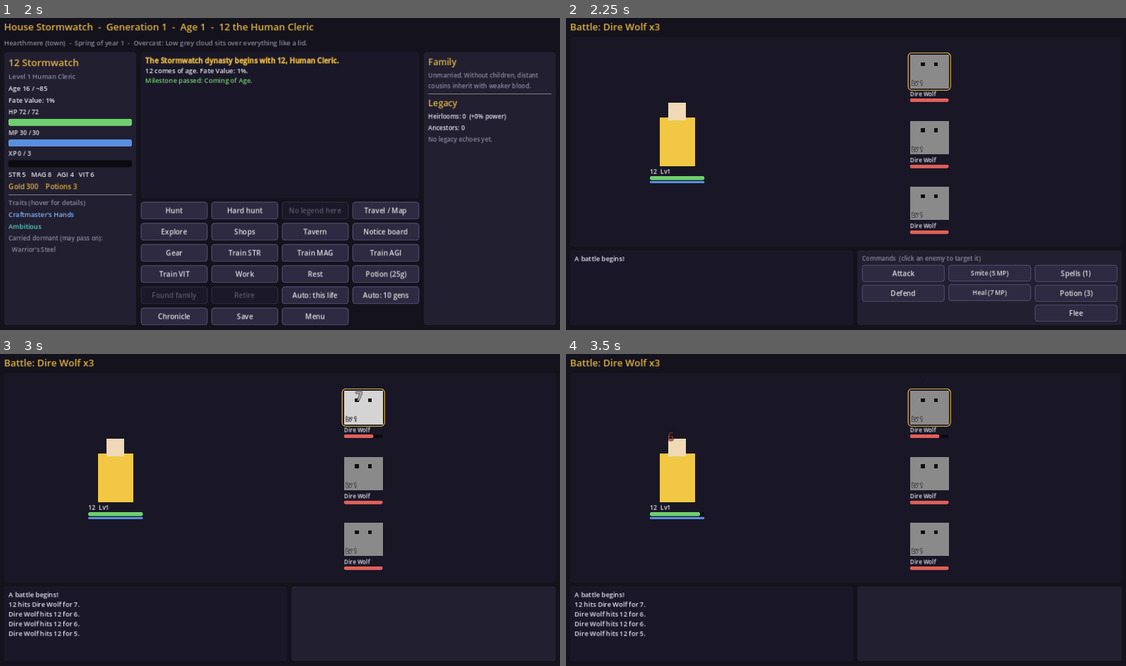
Above: before the commit, frames 1-4 (two rows, left to right).
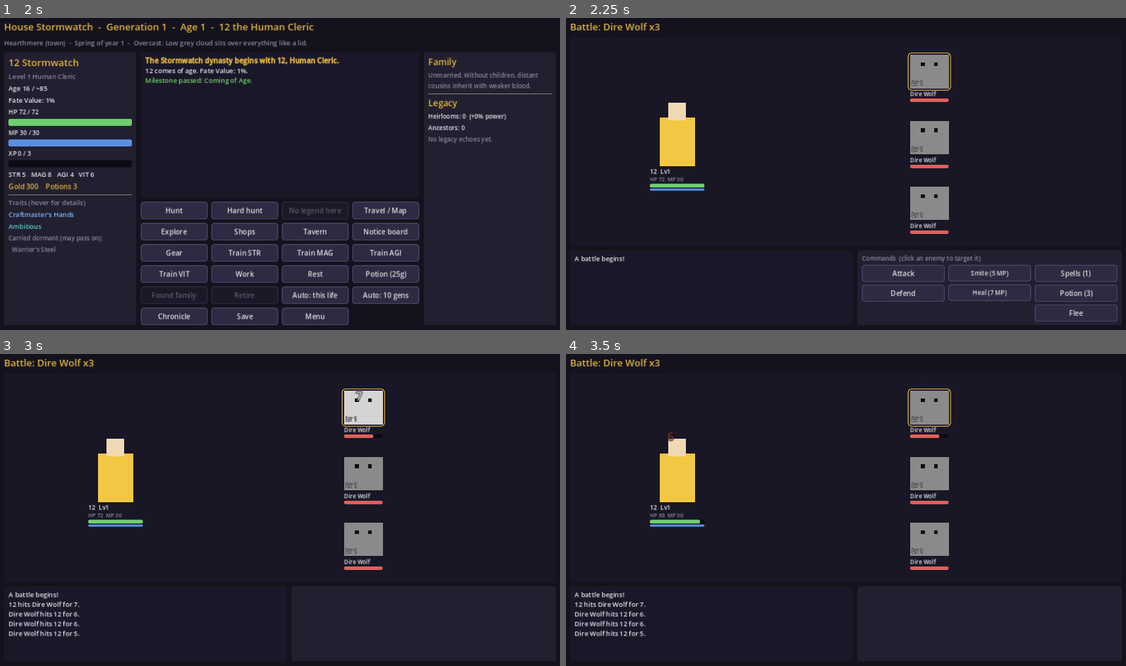
Above: after the commit, the same moments.

Repository: DMG-Workshop/Generational-Legacy-RPG-design
Game: Godot game, scene res://ui/main.tscn
Two runs of this game, one before a commit and one after it. Both use one fixed random seed, a clock stepped at 60 frames per second and the inputs below.
Inputs (mouse positions are in pixels of both pictures, inside the frame that each line leads up to):
- Up to frame 1 (2 s): click (162, 136) at 0.52 s; type "12" at 0.6 s; click (397, 245) at 0.75 s; type "12" at 0.83 s; click "Begin Dynasty" at 1.25 s
- Up to frame 2 (2.25 s): click "Hunt" at 2 s
- Up to frame 3 (3 s): click "Attack" at 2.75 s
- Up to frame 4 (3.5 s): no input

Frame 1 is identical in both runs. In frame 2, 0.4% of the frame differs, in the area x 14-25%, y 50-56%; in frame 3, 0.4%; in frame 4, 0.4%.

Commit message:
Tell a warded blow before its ward fades; show the heir's HP and MP
The ward's absorb and fade lines came before the blow that caused them
("The ward around Corwin fades. Grimfang hits Corwin for 50 (18
absorbed)."). A blow is now told first, with what the ward took, and a
blow the ward takes whole reads "Grimfang hits Tess, and the ward
absorbs all 28." Ticks keep their own absorb line after the tick.

Companions show their HP under their name but the heir showed only bars;
the heir's figure now has an HP and MP line that follows each blow.

Co-Authored-By: Claude Opus 5.5 <noreply@anthropic.com>
Claude-Session: https://claude.ai/code/session_01JNXiUGbEfeQhXYLJb9eyrM

Diff:
--- a/core/game/game_battle.gd
+++ b/core/game/game_battle.gd
@@ -470,8 +470,29 @@
 		_say(_status_text(GameCombat.status_def(id), "tick", ref, gained))
 
 
-## A shield soaks up damage before HP does; returns the amount it absorbed.
-func _absorb(ref: String, n: int) -> int:
+## What a unit's wards can still soak.
+func _ward(ref: String) -> int:
+	var t := 0
+	for inst in status_list(ref):
+		if GameCombat.status_def(inst["id"]).get("absorb", false):
+			t += int(floor(float(inst["amount"])))
+	return t
+
+
+## "Grimfang hits Tess for 50 (18 absorbed)." - told before a spent ward fades.
+func _say_blow(who: String, whom: String, lost: int, absorbed: int, crit: bool) -> void:
+	var tail := " (CRIT!)" if crit else ""
+	if absorbed <= 0:
+		_say("%s hits %s for %d%s." % [who, whom, lost, tail])
+	elif lost > 0:
+		_say("%s hits %s for %d (%d absorbed)%s." % [who, whom, lost, absorbed, tail])
+	else:
+		_say("%s hits %s, and the ward absorbs all %d." % [who, whom, absorbed])
+
+
+## A shield soaks up damage before HP does; returns the amount it absorbed. A blow tells the
+## absorbed share in its own line (`tell` false); a tick leaves it to the ward.
+func _absorb(ref: String, n: int, tell: bool = true) -> int:
 	var total := 0
 	for inst in status_list(ref).duplicate():
 		if n - total <= 0:
@@ -482,7 +503,7 @@
 		var take := mini(n - total, int(floor(float(inst["amount"]))))
 		inst["amount"] = float(inst["amount"]) - float(take)
 		total += take
-		if take > 0:
+		if take > 0 and tell:
 			_say(_status_text(def, "absorb", ref, take))
 		if float(inst["amount"]) < 1.0:
 			remove_status(ref, inst["id"], "end")
@@ -582,11 +603,12 @@
 	var shatter := _shatter(ref)
 	if shatter > 0.0:
 		amount = int(round(float(amount) * (1.0 + shatter)))
-	var absorbed := _absorb(ref, amount)
+	var absorbed := mini(amount, _ward(ref))
 	var hp_before: int = e["hp"]
 	events.append({"type": "damage", "side": "enemy", "index": idx, "amount": amount - absorbed, "crit": r["crit"], "by": by,
 		"cast": cast, "element": element, "shatter": shatter > 0.0, "absorbed": absorbed})
-	_say("%s hits %s for %d%s." % [_unit(by).name, e["name"], amount - absorbed, " (CRIT!)" if r["crit"] else ""])
+	_say_blow(_unit(by).name, e["name"], amount - absorbed, absorbed, r["crit"])
+	_absorb(ref, amount, false)
 	_lose_hp(ref, amount - absorbed)
 	if e["hp"] > 0:
 		_after_blow(ref)
@@ -975,9 +997,10 @@
 		dmg *= 0.5
 	dmg *= _dealt_mult(enemy_ref(i)) * _taken_mult("heir") * (1.0 + _shatter("heir"))
 	var amount := maxi(1, int(round(dmg)))
-	var absorbed := _absorb("heir", amount)
+	var absorbed := mini(amount, _ward("heir"))
 	events.append({"type": "damage", "side": "player", "index": i, "amount": amount - absorbed, "crit": false, "absorbed": absorbed})
-	_say("%s hits %s for %d%s." % [e["name"], heir.name, amount - absorbed, " (%d absorbed)" % absorbed if absorbed > 0 else ""])
+	_say_blow(e["name"], heir.name, amount - absorbed, absorbed, false)
+	_absorb("heir", amount, false)
 	_lose_hp("heir", amount - absorbed)
 	if heir.hp > 0:
 		_after_blow("heir")
@@ -998,9 +1021,10 @@
 		dmg *= 1.0 - clampf(a.trait_total("fire_resistance"), 0.0, 0.8)
 	dmg *= _dealt_mult(enemy_ref(i)) * _taken_mult(ref) * (1.0 + _shatter(ref))
 	var amount := maxi(1, int(round(dmg)))
-	var absorbed := _absorb(ref, amount)
+	var absorbed := mini(amount, _ward(ref))
 	events.append({"type": "damage", "side": "ally", "index": i, "ally": ai, "amount": amount - absorbed, "crit": false, "absorbed": absorbed})
-	_say("%s hits %s for %d%s." % [e["name"], a.name, amount - absorbed, " (%d absorbed)" % absorbed if absorbed > 0 else ""])
+	_say_blow(e["name"], a.name, amount - absorbed, absorbed, false)
+	_absorb(ref, amount, false)
 	_lose_hp(ref, amount - absorbed)
 	if a.hp > 0:
 		_after_blow(ref)
--- a/tests/test_game_combat.gd
+++ b/tests/test_game_combat.gd
@@ -444,10 +444,18 @@
 	b.enemies[0]["atk"] = float(cap) * 10.0 + d.heir.defense() * 0.6
 	b.weather = {"dodge": -1.0}
 	b.events = []
+	var log0 := b.log.size()
 	b._enemy_act(0)
 	var dmg: Array = b.events.filter(func(ev): return ev["type"] == "damage" and ev["side"] == "player")
 	ok(dmg.size() == 1 and int(dmg[0]["absorbed"]) == cap and d.heir.hp == hp - int(dmg[0]["amount"]), "the shield soaks its fill, the rest gets through")
 	ok(not b.has_status("heir", "shield"), "a spent shield is gone")
+	var told: Array = b.log.slice(log0)
+	ok(told.size() >= 2 and str(told[0]).find("(%d absorbed)" % cap) >= 0 and str(told[1]).find("fades") >= 0, "the blow is told with what the ward took, then the ward fades: %s" % str(told.slice(0, 2)))
+	b.apply_status("heir", "shield", 0.5, 3, "heir")
+	b.enemies[0]["atk"] = d.heir.defense() * 0.6 + 10.0
+	log0 = b.log.size()
+	b._enemy_act(0)
+	ok(str(b.log[log0]).find("and the ward absorbs all") >= 0, "a blow the ward takes whole is told so: %s" % str(b.log[log0]))
 	# Regeneration heals as the turn begins.
 	d.heir.hp = 10
 	b.statuses = {}
@@ -1001,6 +1009,7 @@
 	await _frames(6)
 	var view: Control = app.current
 	ok(view.enemy_nodes.size() == 5 and view.ally_nodes.size() == 3, "five foes and three companions on screen")
+	ok(view.hero_info.text == "HP %s  MP %s" % [GameText.num(d.heir.hp), GameText.num(d.heir.mp)], "the heir's HP and MP in numbers: %s" % view.hero_info.text)
 	var figures: Array = [["the heir", view.hero_node]]
 	for i in 3:
 		figures.append(["companion %d" % i, view.ally_nodes[i]["root"]])
--- a/ui/play/battle_view.gd
+++ b/ui/play/battle_view.gd
@@ -15,6 +15,7 @@
 var hero_hp: ProgressBar
 var hero_mp: ProgressBar
 var hero_label: Label
+var hero_info: Label           # the heir's HP and MP in numbers, as companions show theirs
 var hero_chips: HBoxContainer
 var enemy_nodes: Array = []    # [{root, body, hp, sel, mark, chips, w, h}]
 var ally_nodes: Array = []     # [{root, body, hp, mp, info, ko, down, chips}] - companions, same order as b.allies
@@ -128,7 +129,7 @@
 func _build_actors() -> void:
 	var cls := d.heir.cls()
 	hero_node = Control.new()
-	hero_node.size = Vector2(124, 192)
+	hero_node.size = Vector2(124, 208)
 	var hero_body := ColorRect.new()
 	hero_body.color = Color(cls["color"])
 	hero_body.size = Vector2(80, 110)
@@ -144,14 +145,17 @@
 	hero_label.size = Vector2(124, 20)
 	hero_label.clip_text = true
 	hero_node.add_child(hero_label)
+	hero_info = Kit.label("", 12, Kit.DIM)
+	hero_info.position = Vector2(0, 165)
+	hero_node.add_child(hero_info)
 	hero_hp = _thin_bar(Kit.GOOD, d.heir.max_hp(), d.heir.hp, Vector2(124, 9))
-	hero_hp.position = Vector2(0, 167)
+	hero_hp.position = Vector2(0, 184)
 	hero_node.add_child(hero_hp)
 	hero_mp = _thin_bar(Kit.MP_BLUE, maxf(1.0, d.heir.max_mp()), d.heir.mp, Vector2(124, 5))
-	hero_mp.position = Vector2(0, 178)
+	hero_mp.position = Vector2(0, 195)
 	hero_node.add_child(hero_mp)
 	hero_chips = _chips()
-	hero_chips.position = Vector2(0, 186)
+	hero_chips.position = Vector2(0, 203)
 	hero_node.add_child(hero_chips)
 	arena.add_child(hero_node)
 
@@ -680,14 +684,14 @@
 				_lunge(enemy_nodes[ev["index"]]["root"], -22.0)
 				_float_text(hero_node.position + Vector2(40, 0), _hurt_text(ev), Kit.BAD)
 				_flash(hero_node.get_child(0))
-				hero_hp.value -= float(ev["amount"])
+				_step_heir_hp(-int(ev["amount"]))
 		"heal":
 			if ev["side"] == "ally":
 				_float_text(ally_nodes[ev["ally"]]["root"].position + Vector2(30, -6), GameText.signed(int(ev["amount"])), Kit.GOOD)
 				_step_ally_hp(ev["ally"], int(ev["amount"]))
 			else:
 				_float_text(hero_node.position + Vector2(40, 0), GameText.signed(int(ev["amount"])), Kit.GOOD)
-				hero_hp.value += float(ev["amount"])
+				_step_heir_hp(int(ev["amount"]))
 		"tick":
 			var def := GameCombat.status_def(str(ev["id"]))
 			var heal: bool = ev.get("heal", false)
@@ -780,7 +784,16 @@
 			var bar: ProgressBar = enemy_nodes[i]["hp"]
 			bar.value = clampf(bar.value + float(delta), 0.0, bar.max_value)
 		_:
-			hero_hp.value += float(delta)
+			_step_heir_hp(delta)
+
+
+func _step_heir_hp(delta: int) -> void:
+	hero_hp.value = clampf(hero_hp.value + float(delta), 0.0, hero_hp.max_value)
+	_heir_info(int(hero_hp.value))
+
+
+func _heir_info(hp: int) -> void:
+	hero_info.text = "HP %s  MP %s" % [GameText.num(hp), GameText.num(d.heir.mp)]
 
 
 ## Bars follow the blows one by one; _update_view snaps them to the true values afterwards.
@@ -881,6 +894,7 @@
 	hero_hp.value = d.heir.hp
 	hero_mp.max_value = maxf(1.0, d.heir.max_mp())
 	hero_mp.value = d.heir.mp
+	_heir_info(d.heir.hp)
 	_update_marks()
 	_refresh_chips()
 	for i in enemy_nodes.size():
